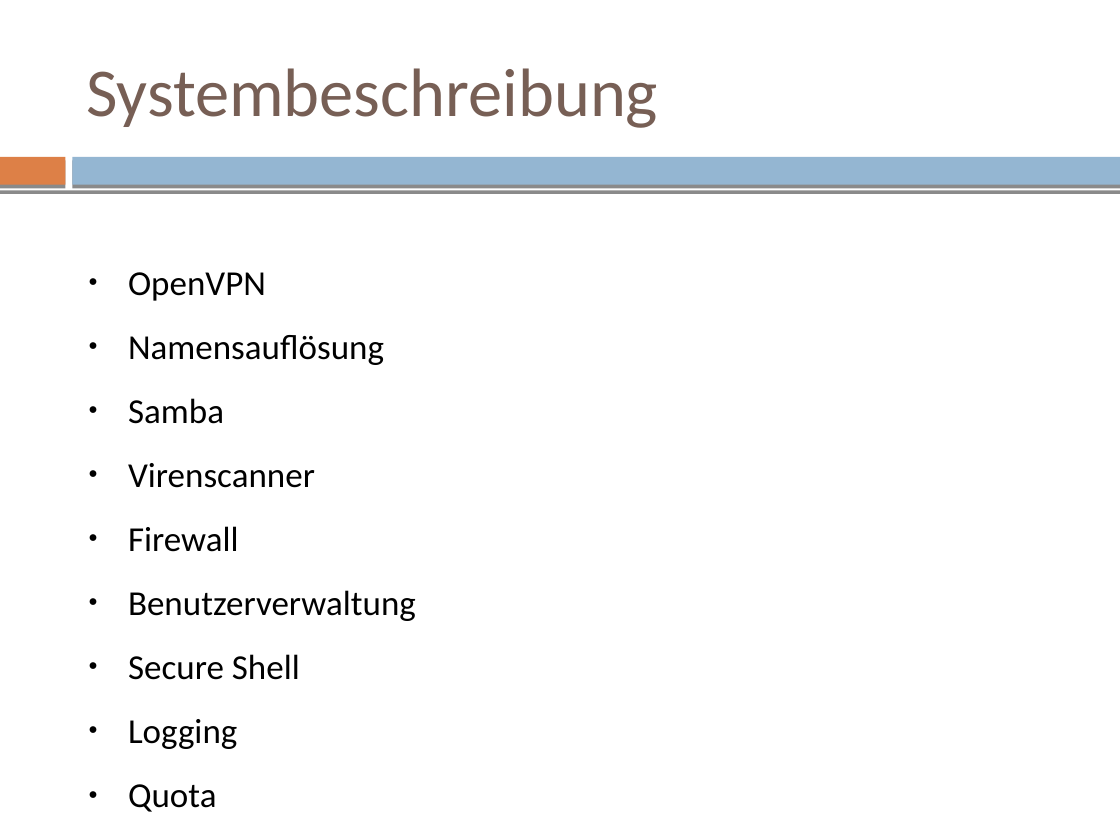
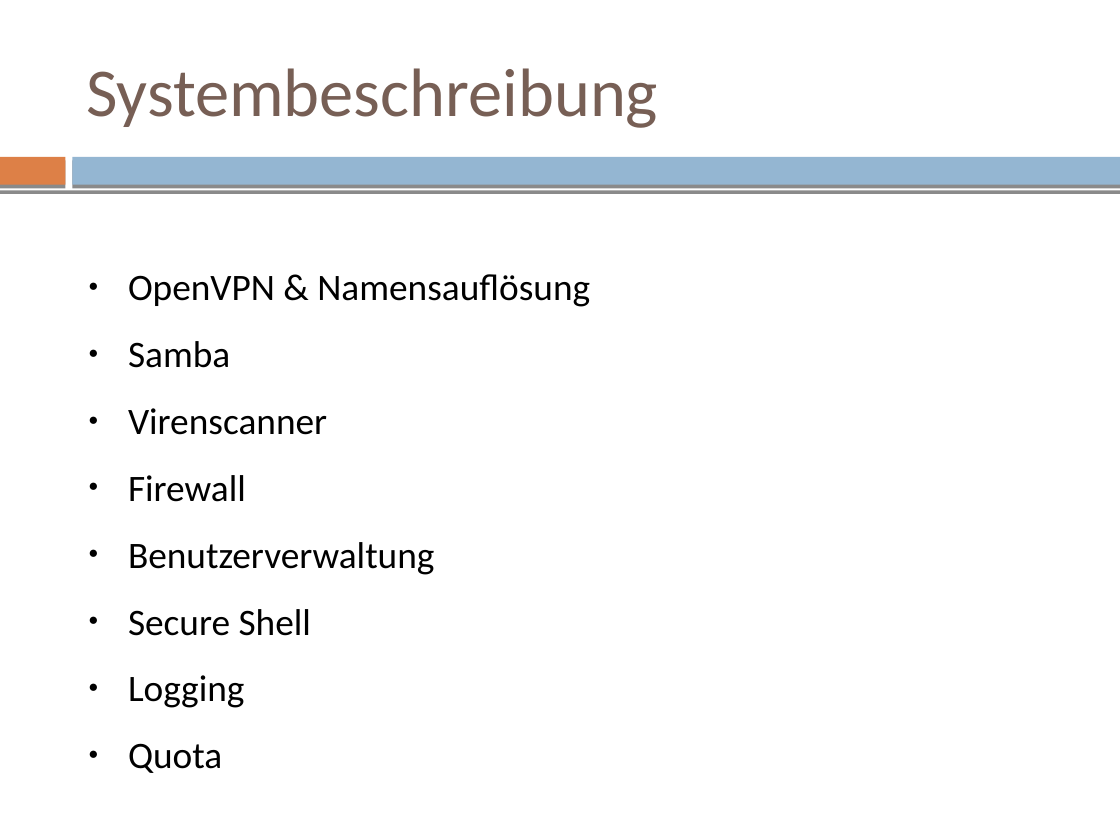
Before and after one commit to mvw/Wilddiebe10, a slide deck: slide 54 of keynote/keynote.odp (slide 56 before the commit). Drawn at 1120x840 pixels with LibreOffice and Linux fonts; fonts in the diff are those of the drawing. Boxes give left, top, right and bottom in pixels: in the first picture for what was removed or moved away, otherwise in the second. Text is boxed around its words. In the diff, an @@ line names an element or a change of style, - is before the commit and + after.

Commit message:
keynote: Remove some slides and equalize formats and styles

```diff
--- a/keynote/keynote.odp
+++ b/keynote/keynote.odp
@@ text at [128, 274, 590, 307]: text changed; size 22.5 to 24.1 pt @@
-● OpenVPN
-● Namensauflösung
+● OpenVPN & Namensauflösung
@@ text at [128, 341, 434, 773]: size 22.5 to 24.1 pt in "Samba", "Virenscanner", "Firewall", "Benutzerverwaltung" and 3 more places @@
```
Also in this commit, not shown: 36 other slides changed, 3 slides added, 5 slides removed.
